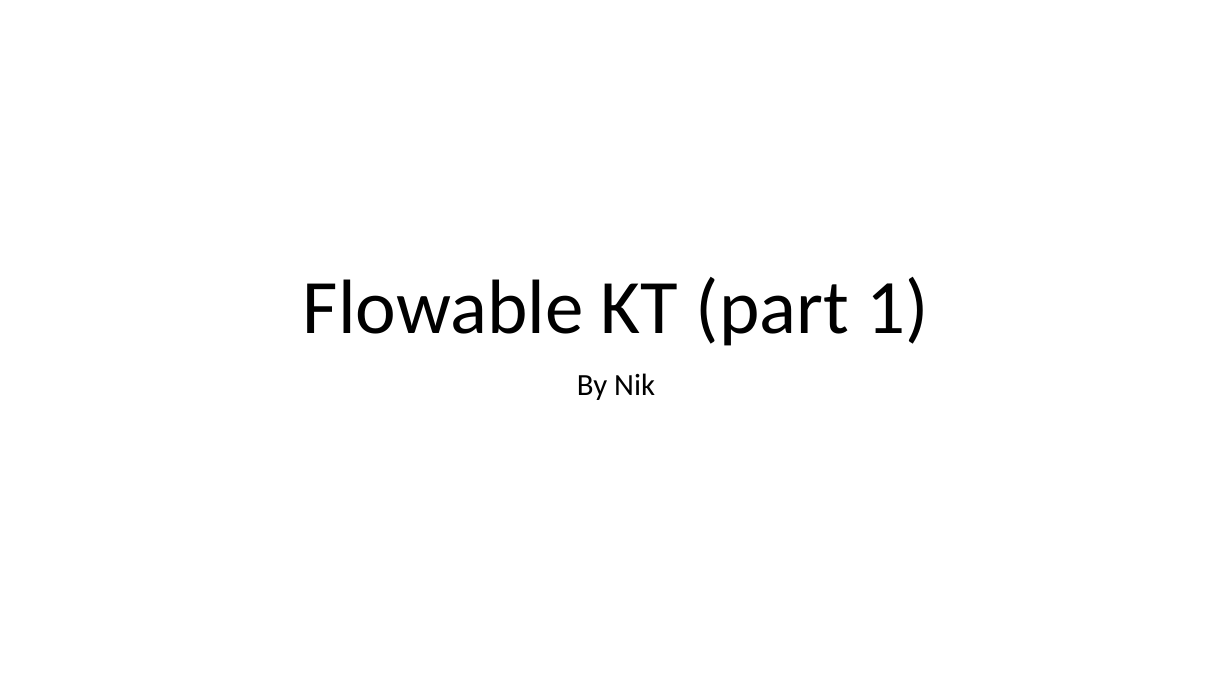
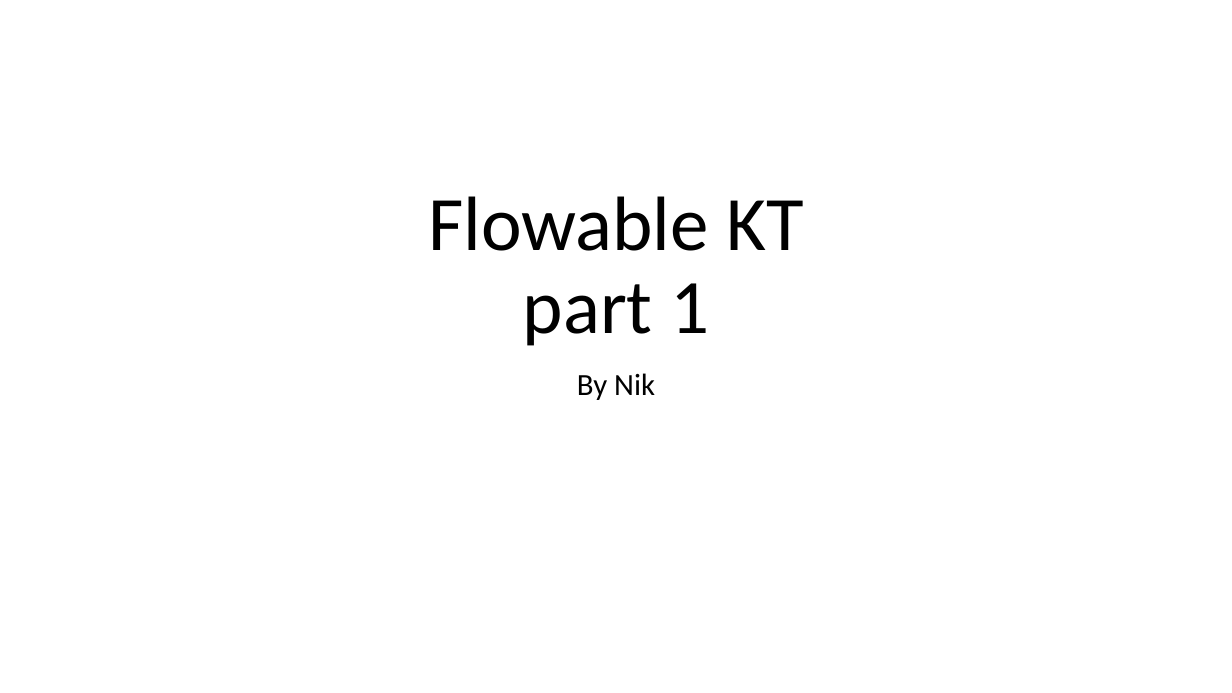
Before and after one commit to nkilchenmann/niks-flowable-demo, a slide deck: slide 1 of flowable-demo/src/main/resources/devsupport/Flowable_Demo.pptx. Drawn at 1232x693 pixels with LibreOffice and Linux fonts; fonts in the diff are those of the drawing. Boxes give left, top, right and bottom in pixels: in the first picture for what was removed or moved away, otherwise in the second. Text is boxed around its words. In the diff, an @@ line names an element or a change of style, - is before the commit and + after.

```diff
--- a/flowable-demo/src/main/resources/devsupport/Flowable_Demo.pptx
+++ b/flowable-demo/src/main/resources/devsupport/Flowable_Demo.pptx
@@ title at (428, 196, 803, 346): text changed @@
-Flowable KT (part 1)
+Flowable KT
+part 1
```
Also in this commit, not shown: 3 other slides changed, 6 slides added.
